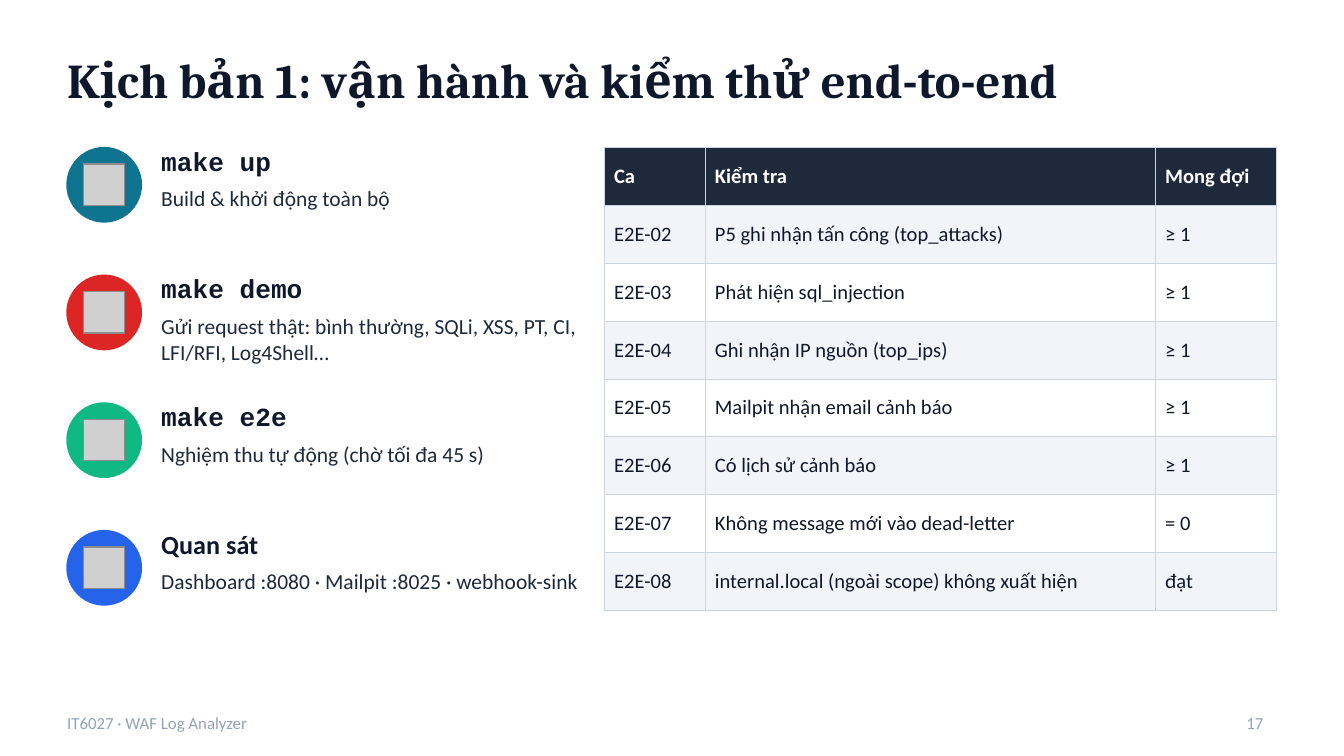
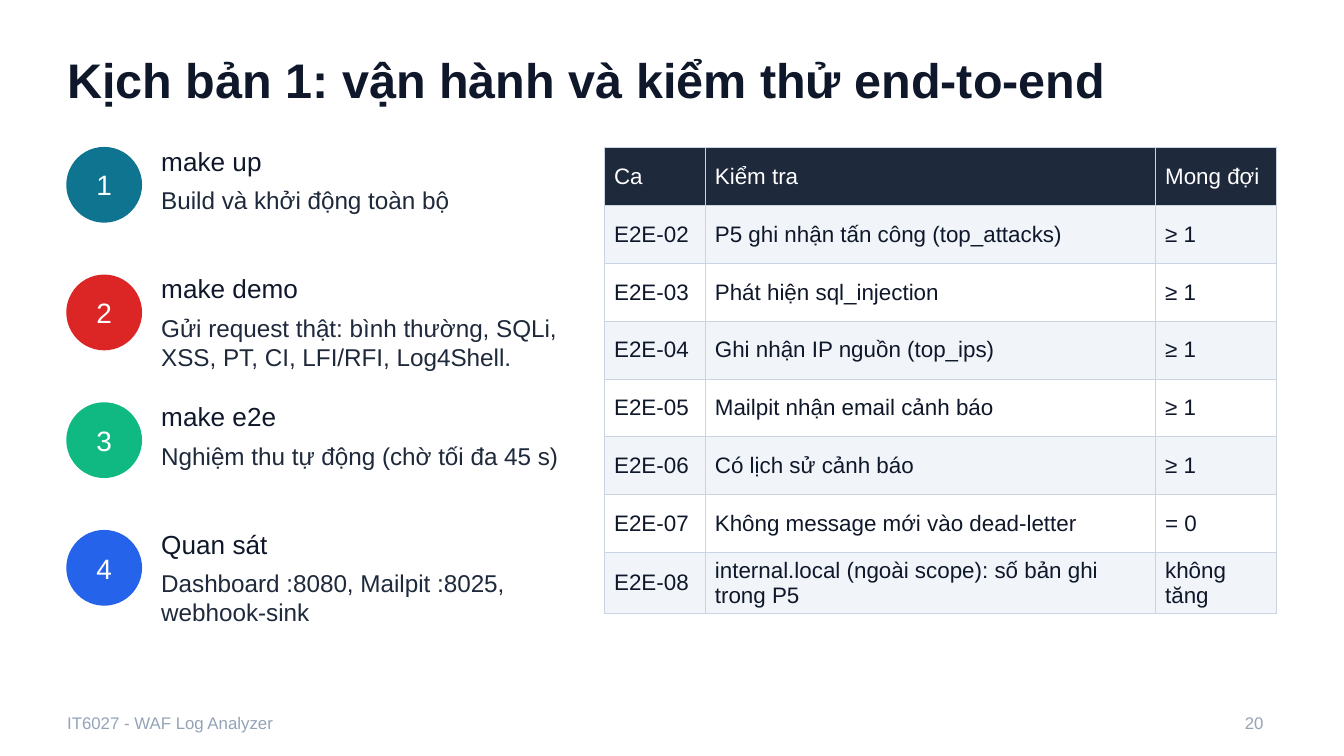
Before and after one commit to tranbadat/IT6027, a slide deck: slide 20 of docs/report/Slide_WAF_Log_Analyzer.pptx (slide 17 before the commit). Drawn at 1344x756 pixels with LibreOffice and Linux fonts; fonts in the diff are those of the drawing; grey boxes stand for pictures. Boxes give left, top, right and bottom in pixels: in the first picture for what was removed or moved away, otherwise in the second. Text is boxed around its words. In the diff, an @@ line names an element or a change of style, - is before the commit and + after.

```diff
--- a/docs/report/Slide_WAF_Log_Analyzer.pptx
+++ b/docs/report/Slide_WAF_Log_Analyzer.pptx
@@ title "Kịch bản 1: vận hành ..." at [67,60,1105,107]: font Cambria to Arial @@
@@ table at [605,148,1277,612] @@
-row 8, column 2: internal.local (ngoài scope) không xuất hiện
+row 8, column 2: internal.local (ngoài scope): số bản ghi trong P5
-row 8, column 3: đạt
+row 8, column 3: không tăng
@@ size 11 to 12 pt, font Calibri to Arial in "Ca", "Kiểm tra", "Mong đợi", "E2E-02" and 18 more places @@
@@ bold off in "Ca", "Kiểm tra", "Mong đợi" @@
@@ picture removed at [83,164,125,206] @@
@@ text in ellipse at [96,175,112,195]: text added @@
+1
@@ text at [161,190,449,214]: text changed; size 11.5 to 13 pt; font Calibri to Arial @@
-Build & khởi động toàn bộ
+Build và khởi động toàn bộ
@@ picture removed at [83,292,125,333] @@
@@ text in ellipse at [96,303,112,323]: text added @@
+2
@@ text at [161,318,557,371]: text changed; size 11.5 to 13 pt; font Calibri to Arial @@
-Gửi request thật: bình thường, SQLi, XSS, PT, CI, LFI/RFI, Log4Shell…
+Gửi request thật: bình thường, SQLi, XSS, PT, CI, LFI/RFI, Log4Shell.
@@ picture removed at [83,419,125,461] @@
@@ font Courier New to Arial, bold off in 3 elements at [161,152,261,177], [161,279,297,299], [161,407,276,427] @@
@@ text in ellipse at [96,431,112,452]: text added @@
+3
@@ text "Nghiệm thu tự động (chờ ..." at [161,446,558,470]: size 11.5 to 13 pt, font Calibri to Arial @@
@@ text "Quan sát" at [161,534,268,559]: font Calibri to Arial, bold off @@
@@ picture removed at [83,547,125,589] @@
@@ text in ellipse at [96,559,112,579]: text added @@
+4
@@ text at [161,574,504,622]: text changed; size 11.5 to 13 pt; font Calibri to Arial @@
-Dashboard :8080 · Mailpit :8025 · webhook-sink
+Dashboard :8080, Mailpit :8025, webhook-sink
@@ text at [67,717,272,733]: text changed; font Calibri to Arial @@
-IT6027 · WAF Log Analyzer
+IT6027 - WAF Log Analyzer
@@ page number at [1245,717,1264,729]: text changed; font Calibri to Arial @@
-17
+20
```
Also in this commit, not shown: 20 other slides changed, 3 slides added, 4 other files.
